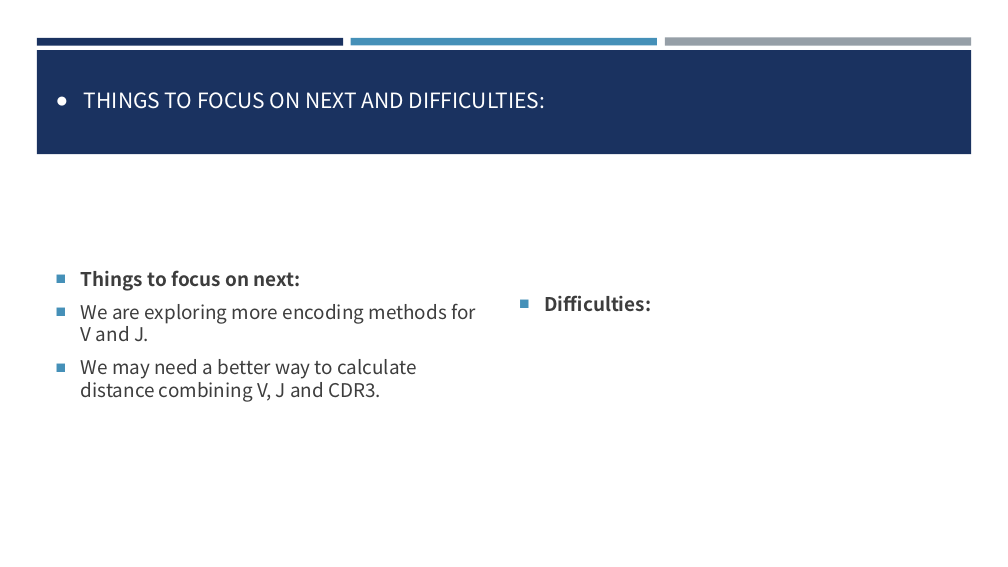
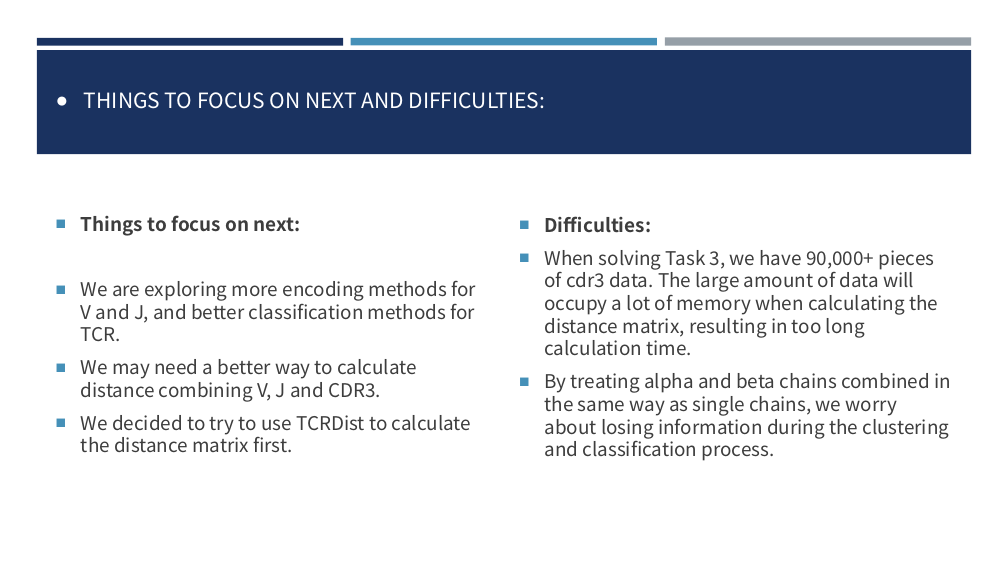
Before and after one commit to UoB-DSMP-2023-24/dsmp-2024-group4, a slide deck: slide 5 of Mini-project midterm report-.pptx. Drawn at 1008x567 pixels with LibreOffice and Linux fonts; fonts in the diff are those of the drawing. Boxes give left, top, right and bottom in pixels: in the first picture for what was removed or moved away, otherwise in the second. Text is boxed around its words. In the diff, an @@ line names an element or a change of style, - is before the commit and + after.

```diff
--- a/Mini-project midterm report-.pptx
+++ b/Mini-project midterm report-.pptx
@@ text "Difficulties:": place and size @@
-text "Difficulties:" at (544,295,651,312)
+text "Difficulties:" at (544,216,951,461)
@@ text at (544,250,951,461): paragraphs added @@
+■ When solving Task 3, we have 90,000+ pieces of cdr3 data. The large amount of data will occupy a lot of memory when calculating the distance matrix, resulting in too long calculation time.
+■ By treating alpha and beta chains combined in the same way as single chains, we worry about losing information during the clustering and classification process.
@@ text at (81,281,476,342): text changed @@
-■ We are exploring more encoding methods for V and J.
+■ We are exploring more encoding methods for V and J, and better classification methods for TCR.
@@ text at (81,415,472,453): paragraph added @@
+■ We decided to try to use TCRDist to calculate the distance matrix first.
```
Also in this commit, not shown: 3 other slides changed.
